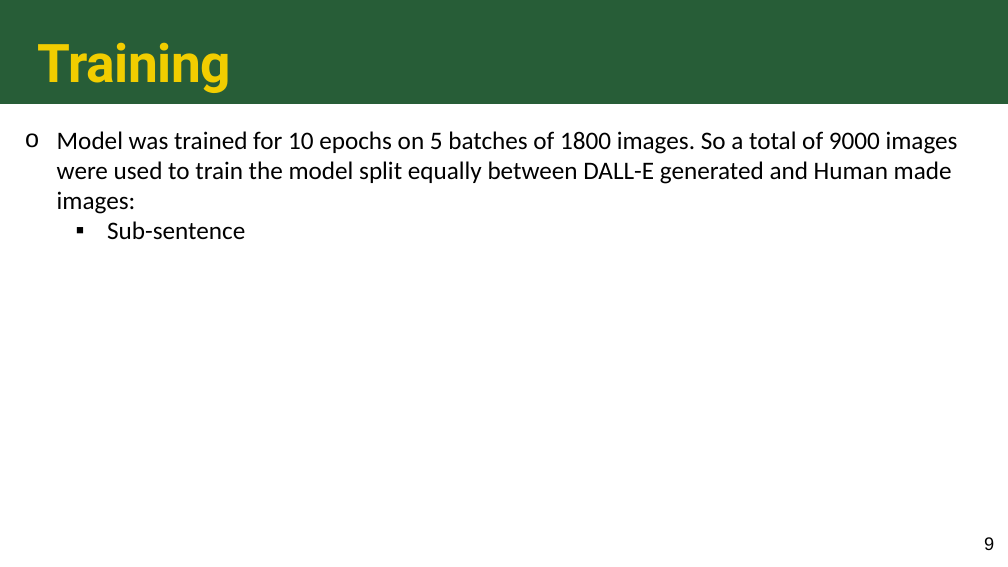
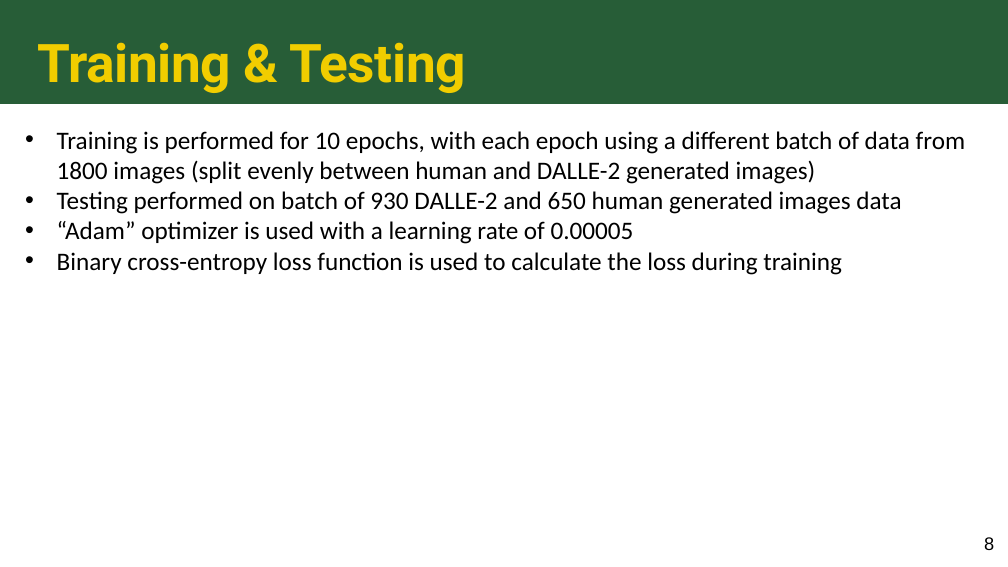
Before and after one commit to riskiha/DALL-E-Classifier, a slide deck: slide 8 of STAT 541 - Clusterfunc - Final Project Slides.pptx (slide 9 before the commit). Drawn at 1008x567 pixels with LibreOffice and Linux fonts; fonts in the diff are those of the drawing. Boxes give left, top, right and bottom in pixels: in the first picture for what was removed or moved away, otherwise in the second. Text is boxed around its words. In the diff, an @@ line names an element or a change of style, - is before the commit and + after.

```diff
--- a/STAT 541 - Clusterfunc - Final Project Slides.pptx
+++ b/STAT 541 - Clusterfunc - Final Project Slides.pptx
@@ title at box(38, 42, 465, 93): text changed @@
-Training
+Training & Testing
@@ text at box(57, 131, 965, 275): text changed @@
-o Model was trained for 10 epochs on 5 batches of 1800 images. So a total of 9000 images were used to train the model split equally between DALL-E generated and Human made images:
-  ▪ Sub-sentence
+• Training is performed for 10 epochs, with each epoch using a different batch of data from 1800 images (split evenly between human and DALLE-2 generated images)
+• Testing performed on batch of 930 DALLE-2 and 650 human generated images data
+• “Adam” optimizer is used with a learning rate of 0.00005
+• Binary cross-entropy loss function is used to calculate the loss during training
@@ page number at box(984, 537, 994, 550): text changed @@
-9
+8
```
Also in this commit, not shown: 2 other slides changed, 4 slides added, 4 slides removed.
